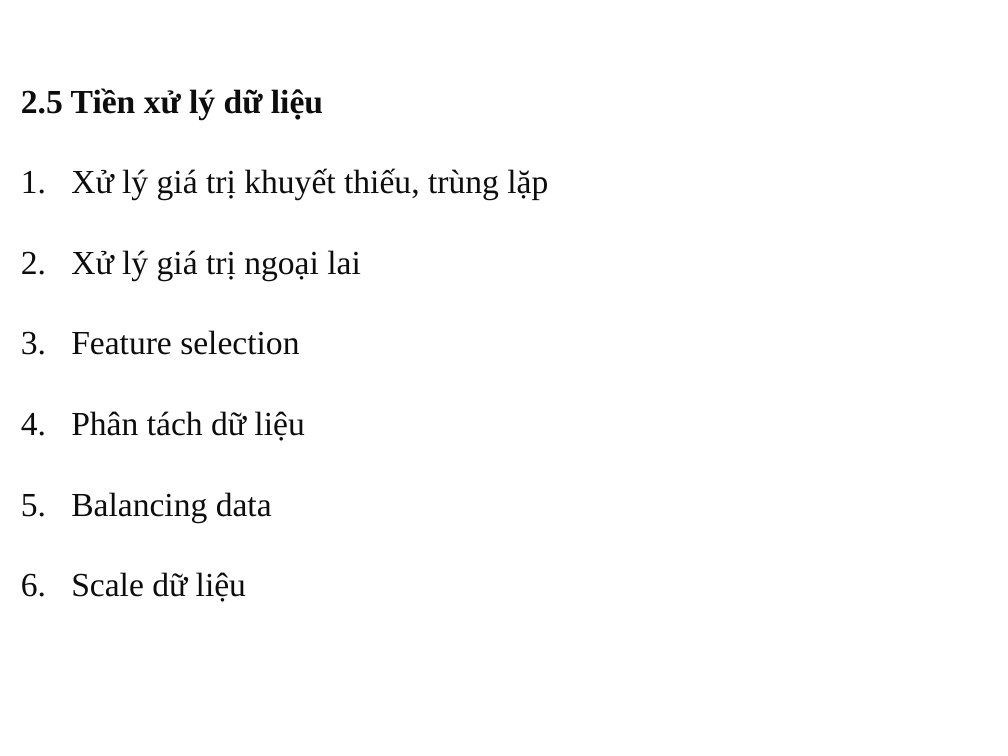
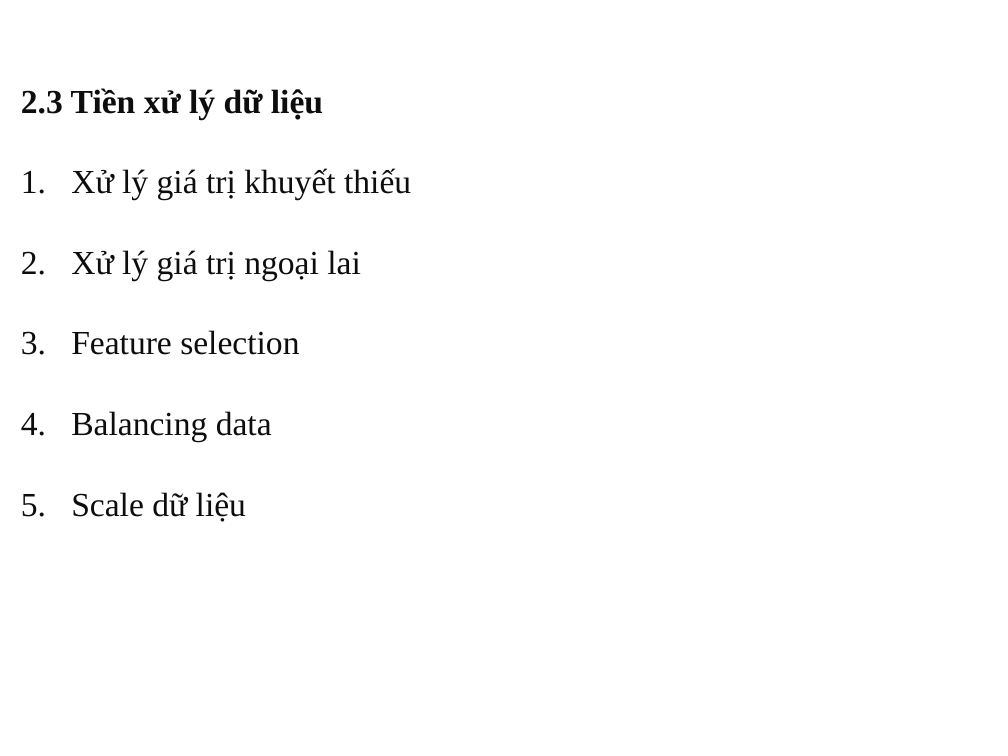
Before and after one commit to VietHung3004/Project_2, a slide deck: slide 9 of Lungcancer_prediction.pptx (slide 15 before the commit). Drawn at 1008x756 pixels with LibreOffice and Linux fonts; fonts in the diff are those of the drawing; background and template pictures are left out. Boxes give left, top, right and bottom in pixels: in the first picture for what was removed or moved away, otherwise in the second. Text is boxed around its words. In the diff, an @@ line names an element or a change of style, - is before the commit and + after.

```diff
--- a/Lungcancer_prediction.pptx
+++ b/Lungcancer_prediction.pptx
@@ text at [21, 88, 411, 200]: text changed @@
-2.5 Tiền xử lý dữ liệu
-1. Xử lý giá trị khuyết thiếu, trùng lặp
+2.3 Tiền xử lý dữ liệu
+1. Xử lý giá trị khuyết thiếu
@@ text at [71, 411, 304, 441]: paragraph removed @@
-4. Phân tách dữ liệu
```
Also in this commit, not shown: 30 other slides changed, 1 slide added, 8 slides removed, 3 other files.
